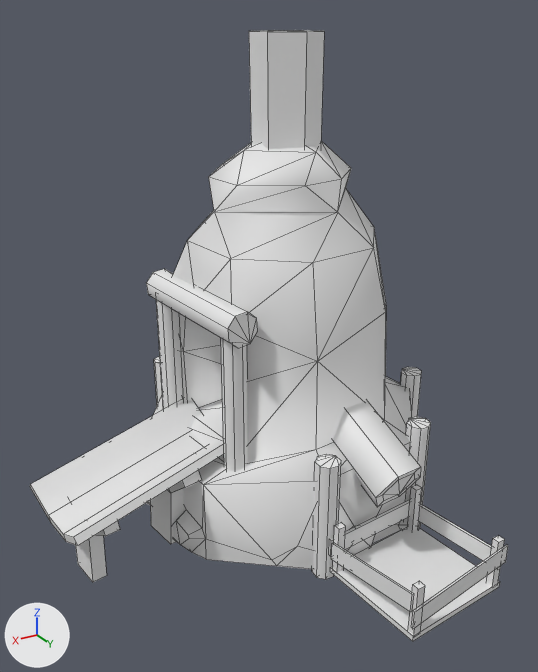
One commit to the FBX model Assets/_project/models/Buildings/Stove.fbx: the scene before it, then after it.
Before and after are seen from a 50 mm lens placed at (1.75, 2.98, 2.66), pointed at (-0.01, 0.05, 1.2). Every picture has the same lights, and +X, +Y and +Z are marked at lower left. Mesh edges are drawn as thin lines. Where no turn or scale is listed for an object, it has been applied to the vertices.

Objects in the first picture: 'Stove'.
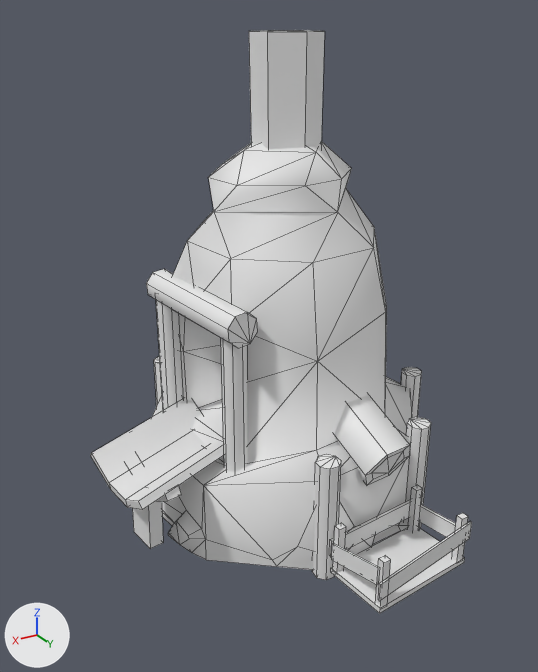
The newer file is also turned or shifted as a whole; pictures and numbers use the older file's frame.

Location of each change, (x1, y1, x2, y2) in pixels of the pictures (538 x 672 px; the box of a moved part takes in the faces that stretch with it):
```json
{"object": "Stove", "change": "reshaped", "before": [30, 30, 508, 641], "after": [90, 30, 472, 614], "on screen": "20% narrower"}
{"part": 1, "of": "me_mesh", "change": "moved or reshaped", "before": [408, 581, 425, 635], "after": [375, 555, 391, 607]}
{"part": 2, "of": "me_mesh", "change": "moved or reshaped", "before": [487, 536, 505, 586], "after": [452, 513, 468, 561]}
{"part": 3, "of": "me_mesh", "change": "moved or reshaped", "before": [411, 544, 508, 629], "after": [378, 521, 472, 602]}
{"part": 4, "of": "me_mesh", "change": "moved or reshaped", "before": [331, 543, 414, 612], "after": [332, 543, 380, 585]}
{"part": 5, "of": "me_mesh", "change": "moved or reshaped", "before": [333, 401, 421, 507], "after": [334, 395, 410, 485]}
{"part": 6, "of": "me_mesh", "change": "moved or reshaped", "before": [76, 521, 120, 582], "after": [132, 486, 181, 549]}
{"part": 7, "of": "me_mesh", "change": "deleted", "before": [150, 471, 202, 544]}
{"part": 8, "of": "me_mesh", "change": "moved or reshaped", "before": [330, 504, 501, 641], "after": [331, 504, 465, 614]}
{"part": 9, "of": "me_mesh", "change": "moved or reshaped", "before": [30, 400, 224, 546], "after": [90, 399, 224, 510]}
```

Edits to the scene script, one JSON object a line:
```json
{"block": "me_mesh", "where": "# used by ob_stove; location = (0.0, 0.0, 0.0)"}
{"block": "me_mesh", "where": "# verts and faces of me_mesh; kept vertices keep their numbers, new ones are numbered from 496"}
{"block": "me_mesh", "where": "# before: 156 (1.16, -0.31, 0.52) at pixel (30, 484), 157 (1.09, 0.16, 0.49) at pixel (73, 537), 159 (1.12, -0.17, 0.4) at pixel (48, 515), 160 (1.1, -0.01, 0.39) at pixel (63, 534), 164 (1.16, -0.34, 0.49) at pixel (29, 486)"}
{"block": "me_mesh", "where": "# before: 165 (1.08, 0.18, 0.45) at pixel (77, 545), 167 (1.11, -0.18, 0.36) at pixel (50, 522), 168 (1.09, -0.01, 0.35) at pixel (65, 541)"}
{"op": "remove", "block": "me_mesh", "code": "me_mesh.from_pydata(...)  # 496 vertices, 554 faces; spans x -1.16..1.16, y -1.11..1.11, z 0.0..2.59"}
{"op": "add", "block": "me_mesh", "code": "me_mesh.from_pydata(...)  # 478 vertices, 541 faces; spans x -1.16..0.84, y -1.11..0.89, z 0.0..2.59"}
{"block": "me_mesh", "change": "me_mesh part 1: the loose piece of 8 vertices spanning x -0.19..-0.15, y 1.06..1.1, z 0.06..0.33 is moved by (0.02, -0.21, 0.0)"}
{"block": "me_mesh", "change": "me_mesh part 2: the loose piece of 8 vertices spanning x -0.73..-0.69, y 1.01..1.05, z 0.06..0.33 is moved by (0.02, -0.22, 0.0)"}
{"block": "me_mesh", "change": "me_mesh part 3: the loose piece of 8 vertices spanning x -0.76..-0.13, y 1.05..1.11, z 0.12..0.29 is moved by (0.02, -0.22, 0.0)"}
{"block": "me_mesh", "change": "me_mesh part 4: the loose piece of 8 vertices spanning x -0.15..-0.08, y 0.54..1.07, z 0.13..0.29 is scaled about its middle by (0.669, 0.589, 1), then moved by (0.01, -0.11, 0.0)"}
{"block": "me_mesh", "change": "me_mesh part 5: the loose piece of 18 vertices spanning x -0.57..-0.23, y 0.22..0.69, z 0.37..0.83 is moved by (0.0, -0.09, 0.08)"}
{"block": "me_mesh", "change": "me_mesh part 6: the loose piece of 18 vertices spanning x 0.87..1.02, y -0.38..0.16, z 0.02..0.5 is moved by (-0.32, 0.0, 0.08)"}
{"block": "me_mesh", "change": "me_mesh part 7: the loose piece of 18 vertices spanning x 0.4..0.55, y -0.45..0.09, z 0.02..0.58 is deleted"}
{"block": "me_mesh", "change": "me_mesh part 8"}
{"block": "me_mesh", "change": "6 vertices are removed from x -0.75..-0.09, y 0.53..1.1, z 0.04..0.07"}
{"block": "me_mesh", "change": "5 faces are deleted"}
{"block": "me_mesh", "change": "4 vertices in x -0.75..-0.73, y 1.04, z 0.15..0.25 move by (0.02, -0.22, 0.0)"}
{"block": "me_mesh", "change": "6 vertices are added at (-0.08, 0.53, 0.04), (-0.12, 0.89, 0.04), (-0.73, 0.83, 0.04), (-0.08, 0.53, 0.07), (-0.12, 0.89, 0.07), (-0.73, 0.83, 0.07)"}
{"block": "me_mesh", "change": "6 new faces join them"}
{"block": "me_mesh", "change": "me_mesh part 9"}
{"op": "add", "block": "me_mesh", "code": "for i in [156, 160, 164, 168]: verts[i] += (-0.32, 0.0, 0.08)"}
{"op": "add", "block": "me_mesh", "code": "for i in [157, 159, 167]: verts[i] += (-0.31, 0.0, 0.08)"}
{"op": "add", "block": "me_mesh", "code": "verts[165] = (0.77, 0.19, 0.53)  # moved, pixel (142, 509)"}
```
